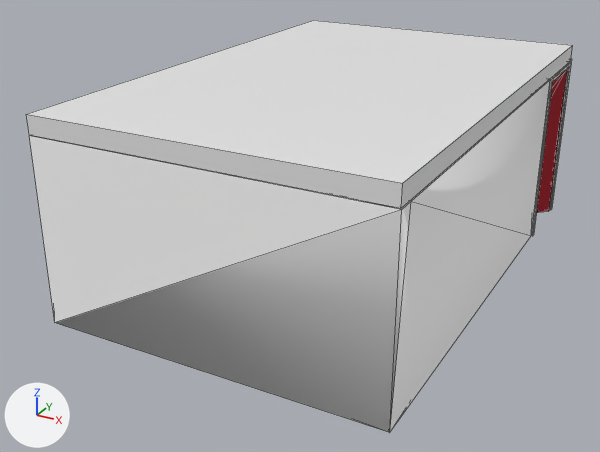
Before and after pictures for a commit that changed the FBX model Virtuelles System Galvanik/Assets/GalvanikAssets/LaborKlein.fbx.
Rendered twice from a 50 mm lens placed at (4.14, -8.6, 4.59), pointed at (-0.32, -0.5, 0.53). Arrows for +X, +Y and +Z are at lower left; the lights stay in place. Mesh edges are drawn as thin lines on the coarser meshes. Where no turn or scale is listed for an object, it has been applied to the vertices. Vertices at the same position are counted once.

Objects in the first picture: 'Cube.003', 'Door_3-0x6-8_Left#1_001', 'FlushDoor36#1_001', 'Layer0_001'.
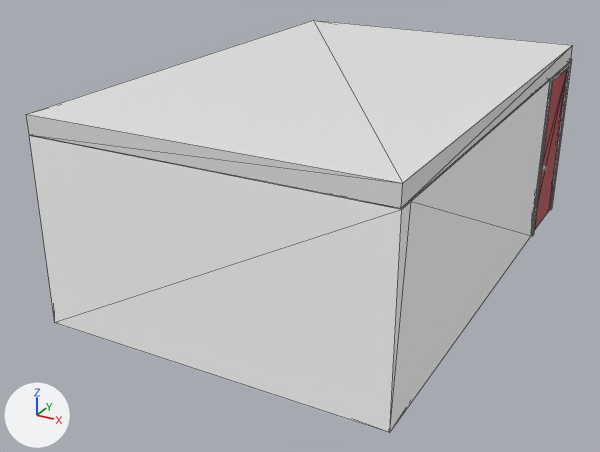
Boxes [x1, y1, x2, y2] around the edits, measured in the pictures (600 x 452 px):
```json
{"object": "Layer0_001", "change": "shading changed", "before": [30, 117, 540, 433], "after": [30, 117, 540, 433]}
{"object": "FlushDoor36#1_001", "change": "turned", "before": [536, 70, 567, 212], "after": [534, 70, 567, 231]}
```

The change, as JSON lines over the scene's bpy script:
```json
{"block": "me_mesh_259", "where": "me_mesh_259.from_pydata(...)  # 36 vertices, 67 faces; spans x -1.97..1.97, y -3.0..3.0, z -0.97..1.16"}
{"block": "me_mesh_259", "where": "# used by ob_layer0_001; location = (-0.01, 0.0, 0.97)"}
{"block": "me_mesh_259", "change": "me_mesh_259 part 1: its shading normals changed"}
{"op": "set", "path": "ob_flushdoor36_1_001.rotation_euler", "old": "(0.0, -3.142, -0.812)", "new": "(0.0, -3.142, -0.00567)", "note": "degrees (0, -180, -47) -> degrees (0, -180, -0.3)"}
```
